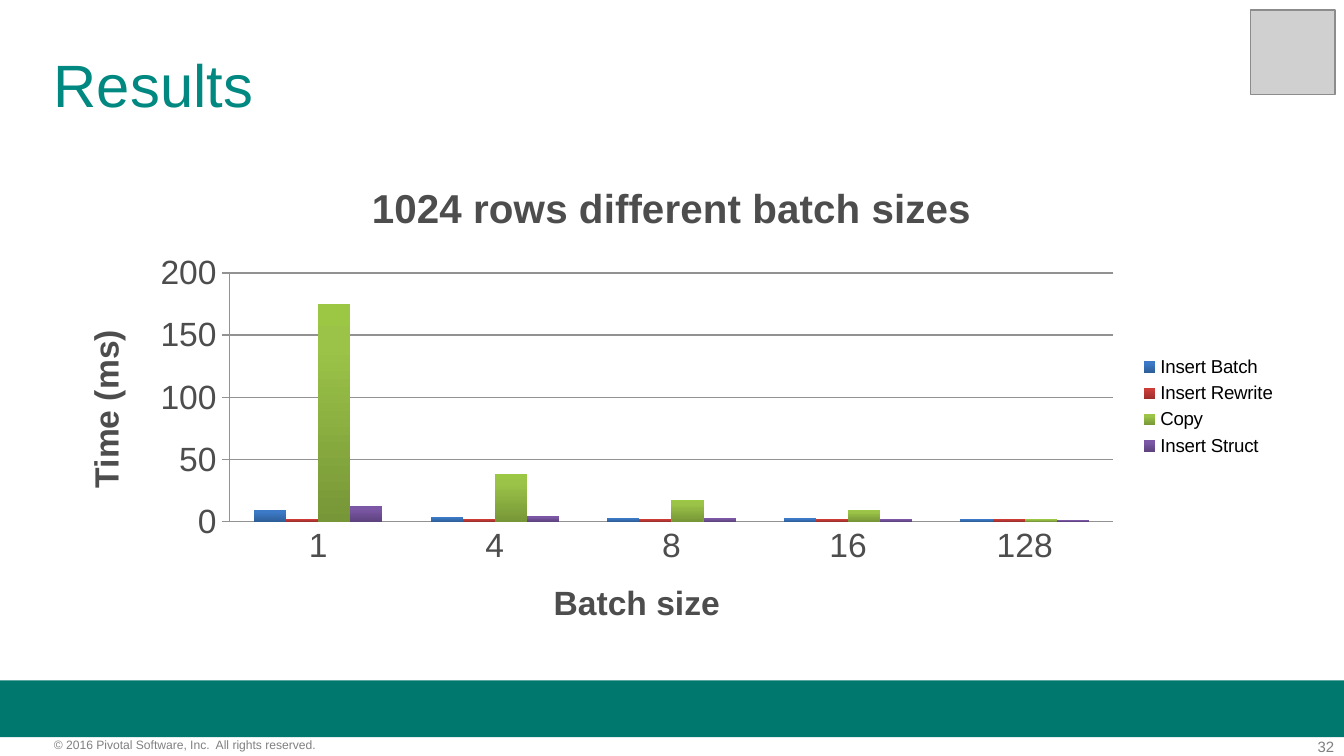
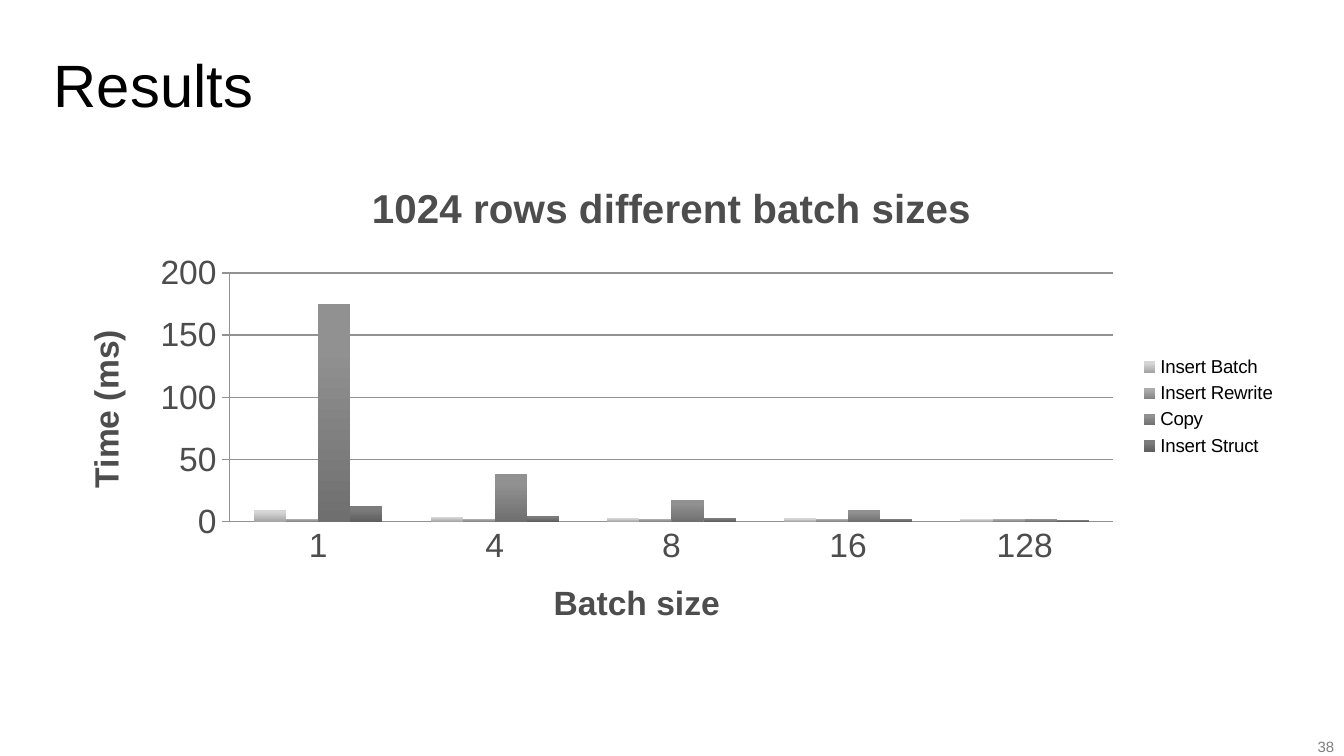
Before and after one commit to davecramer/presentations, a slide deck: slide 38 of JDBC Performance.pptx (slide 32 before the commit). Drawn at 1344x756 pixels with LibreOffice and Linux fonts; fonts in the diff are those of the drawing; grey boxes stand for pictures; background and template pictures are left out. Boxes give left, top, right and bottom in pixels: in the first picture for what was removed or moved away, otherwise in the second. Text is boxed around its words. In the diff, an @@ line names an element or a change of style, - is before the commit and + after.

```diff
--- a/JDBC Performance.pptx
+++ b/JDBC Performance.pptx
@@ picture removed at <box>1251,9,1336,94</box> @@
@@ text "Results" at <box>54,63,253,108</box>: text colour #008881 to #000000 @@
@@ column chart at <box>54,159,1290,656</box> @@
@@ colour of Insert Batch #4F81BD to #DDDDDD @@
@@ colour of Insert Rewrite #C0504D to #B2B2B2 @@
@@ colour of Copy #9BBB59 to #969696 @@
@@ colour of Insert Struct #8064A2 to #808080 @@
@@ rectangle removed at <box>0,680,1344,737</box> @@
@@ text removed at <box>66,740,315,752</box> @@
-© 2016 Pivotal Software, Inc. All rights reserved.
@@ page number at <box>1318,741,1335,752</box>: text changed @@
-32
+38
```
Also in this commit, not shown: 32 other slides changed, 21 slides added, 19 slides removed, 3 other files.
